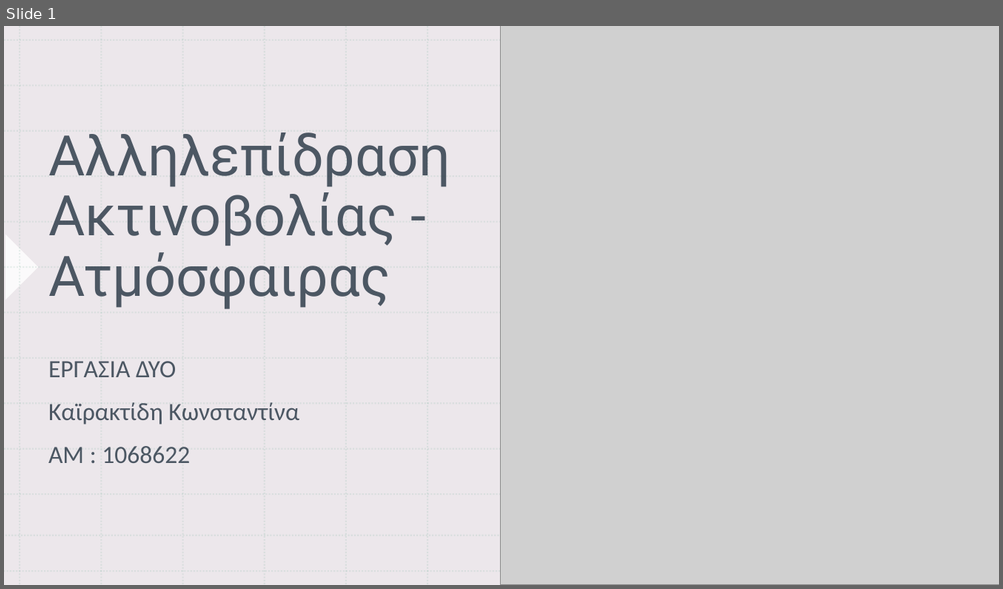
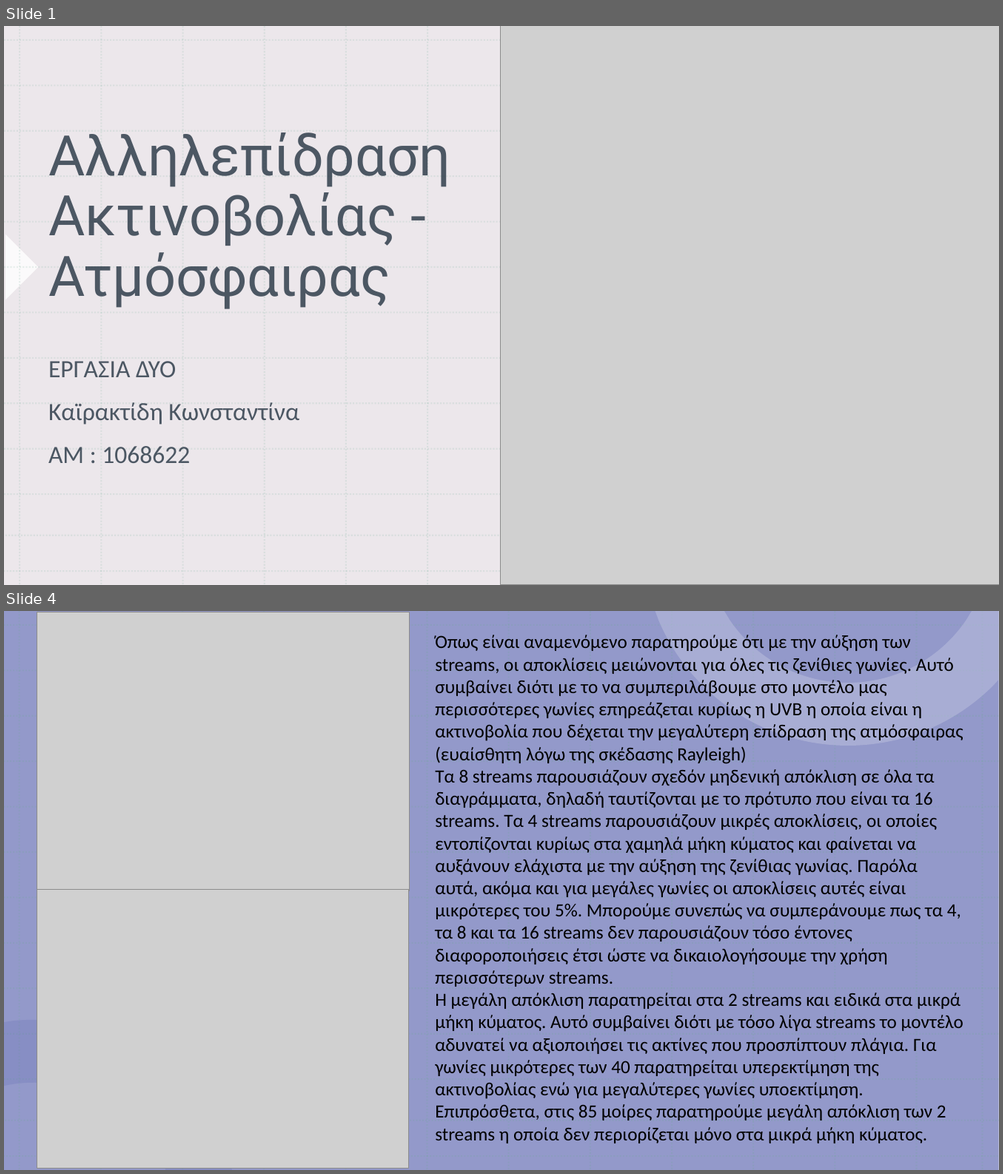
Before and after one commit to nadezsha/MSc---Applied-Meteorology-and-Environmental-Physics, a slide deck: Radiation and Atmosphere Interaction/Report 2/ΕργασίαΔύο.pptx. Shown one above the other, each under a label of ours: slide 1 before the commit, slides 1 and 4 after it; the slides between them are not shown. The pictures are 1003x589 and 1003x1174 pixels, drawn with LibreOffice and Linux fonts; fonts in the diff are those of the drawing; grey boxes stand for pictures. Boxes give left, top, right and bottom in pixels: in the first picture for what was removed or moved away, otherwise in the second. Text is boxed around its words. In the diff, an @@ line names an element or a change of style, - is before the commit and + after.

```diff
--- a/Radiation and Atmosphere Interaction/Report 2/ΕργασίαΔύο.pptx
+++ b/Radiation and Atmosphere Interaction/Report 2/ΕργασίαΔύο.pptx
@@ slide 4 added at [4,611,999,1170], background #FFFFFF; not listed: 28 template elements that a slide beside it also shows @@
@@ rectangle added at [4,611,999,1170], fill #9399CA @@
@@ picture added at [37,612,409,891] @@
@@ text added at [435,635,963,1144], 18 pt, text #000000 @@
+Όπως είναι αναμενόμενο παρατηρούμε ότι με την αύξηση των streams, οι αποκλίσεις μειώνονται για όλες τις ζενίθιες γωνίες. Αυτό συμβαίνει διότι με το να συμπεριλάβουμε στο μοντέλο μας περισσότερες γωνίες επηρεάζεται κυρίως η UVB η οποία είναι η ακτινοβολία που δέχεται την μεγαλύτερη επίδραση της ατμόσφαιρας (ευαίσθητη λόγω της σκέδασης Rayleigh)
+Τα 8 streams παρουσιάζουν σχεδόν μηδενική απόκλιση σε όλα τα διαγράμματα, δηλαδή ταυτίζονται με το πρότυπο που είναι τα 16 streams. Τα 4 streams παρουσιάζουν μικρές αποκλίσεις, οι οποίες εντοπίζονται κυρίως στα χαμηλά μήκη κύματος και φαίνεται να αυξάνουν ελάχιστα με την αύξηση της ζενίθιας γωνίας. Παρόλα αυτά, ακόμα και για μεγάλες γωνίες οι αποκλίσεις αυτές είναι μικρότερες του 5%. Μπορούμε συνεπώς να συμπεράνουμε πως τα 4, τα 8 και τα 16 streams δεν παρουσιάζουν τόσο έντονες διαφοροποιήσεις έτσι ώστε να δικαιολογήσουμε την χρήση περισσότερων streams.
+Η μεγάλη απόκλιση παρατηρείται στα 2 streams και ειδικά στα μικρά μήκη κύματος. Αυτό συμβαίνει διότι με τόσο λίγα streams το μοντέλο αδυνατεί να αξιοποιήσει τις ακτίνες που προσπίπτουν πλάγια. Για γωνίες μικρότερες των 40 παρατηρείται υπερεκτίμηση της ακτινοβολίας ενώ για μεγαλύτερες γωνίες υποεκτίμηση. Επιπρόσθετα, στις 85 μοίρες παρατηρούμε μεγάλη απόκλιση των 2 streams η οποία δεν περιορίζεται μόνο στα μικρά μήκη κύματος.
@@ picture added at [37,890,408,1169] @@
```
Also in this commit, not shown: 4 other slides added, 12 slides removed.
